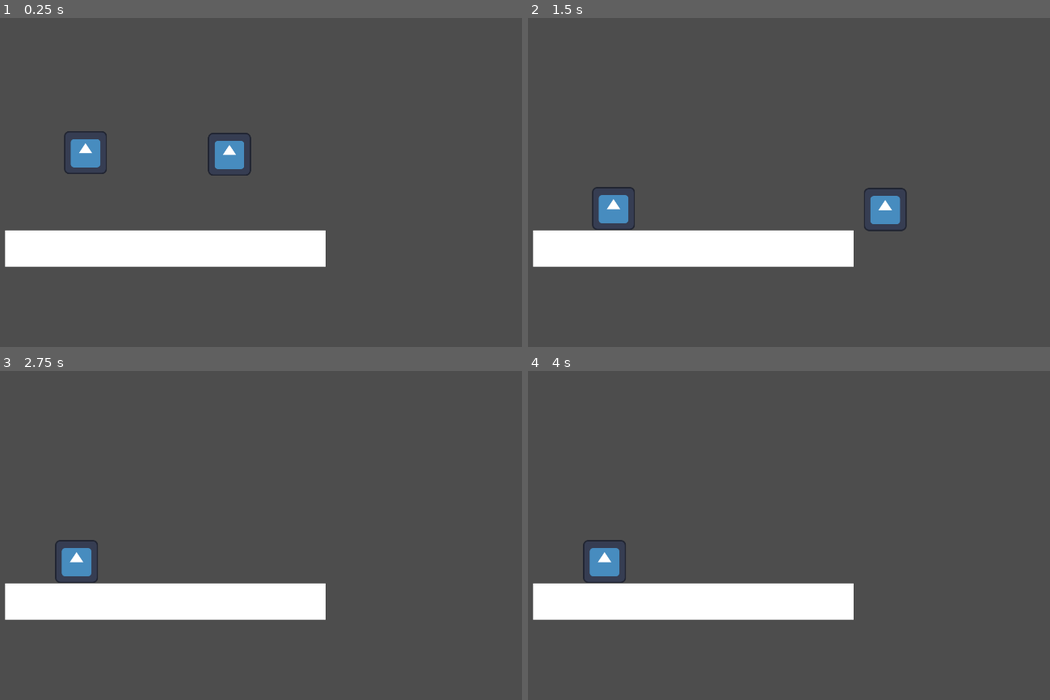
Above: before the commit, frames 1-4 (two rows, left to right).
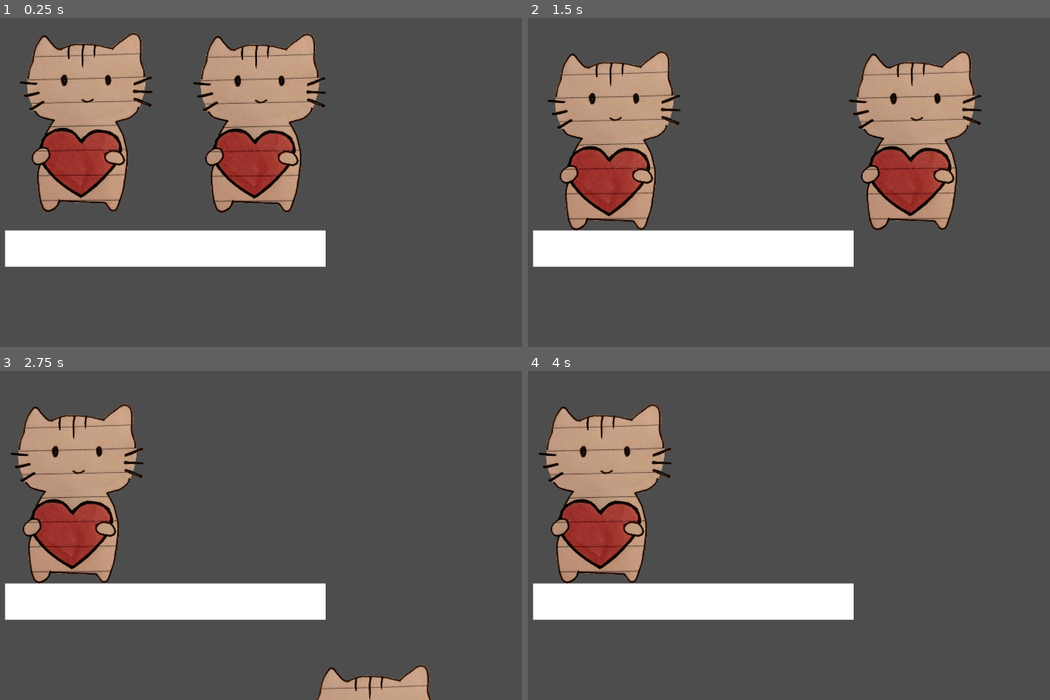
Above: after the commit, the same moments.

Repository: KidFast/Kitty-Kombat
Game: Godot game, scene res://Scenes/player_test.tscn
Two runs of this game, one before a commit and one after it. Both use one fixed random seed, a clock stepped at 60 frames per second and the inputs below. This scene is started directly instead of the project's main scene. The engine's default icon, where the game draws it, is replaced by a stand-in: a white triangle on a blue panel in a dark square.
Inputs:
- Up to frame 1 (0.25 s): no input
- Up to frame 2 (1.5 s): hold D (p1_right) from 0.53 s (still down); tap Left (p2_left) at 0.6 s; tap Right (p2_right) at 1.35 s
- Up to frame 3 (2.75 s): release D (p1_right) at 2.03 s; hold A (p1_left) from 2.03 s (still down); tap Left (p2_left) at 2.1 s
- Up to frame 4 (4 s): release A (p1_left) at 2.78 s; hold D (p1_right) from 2.78 s (still down); tap Right (p2_right) at 2.85 s; tap Enter at 3.5 s; tap Left (p2_left) at 3.6 s

The runs differ from the first frame. In frame 1, 19% of the frame differs, in the area x 3-63%, y 4-60%; in frame 2, 19%, in the area x 3-87%, y 9-65%; in frame 3, 11%; in frame 4, 9.4%.

Commit message:
Sofi cat sprites added

Diff:
--- a/kitty-kombat/Scenes/Player.tscn
+++ b/kitty-kombat/Scenes/Player.tscn
@@ -1,18 +1,19 @@
 [gd_scene load_steps=4 format=3 uid="uid://blhb0uvwniq2g"]
 
 [ext_resource type="Script" uid="uid://dgwmugfpafdsx" path="res://Scripts/player.gd" id="1_kyqiw"]
-[ext_resource type="Texture2D" uid="uid://b8k437bct7u50" path="res://icon.svg" id="2_gntrk"]
+[ext_resource type="Texture2D" uid="uid://oekldwpam57i" path="res://Sprites/Player/sofiCat/SofiCat_s1.png" id="2_kyqiw"]
 
-[sub_resource type="RectangleShape2D" id="RectangleShape2D_kyqiw"]
-size = Vector2(130, 129)
+[sub_resource type="RectangleShape2D" id="RectangleShape2D_gntrk"]
+size = Vector2(370, 540)
 
 [node name="CharacterBody2D" type="CharacterBody2D"]
 script = ExtResource("1_kyqiw")
 
 [node name="CollisionShape2D" type="CollisionShape2D" parent="."]
-position = Vector2(65, 66.5)
-shape = SubResource("RectangleShape2D_kyqiw")
+position = Vector2(218, 271)
+shape = SubResource("RectangleShape2D_gntrk")
 
 [node name="Sprite2D" type="Sprite2D" parent="."]
-position = Vector2(65, 66)
-texture = ExtResource("2_gntrk")
+position = Vector2(214, 275.00003)
+scale = Vector2(0.50874996, 0.48909092)
+texture = ExtResource("2_kyqiw")
--- a/kitty-kombat/Scenes/player_test.tscn
+++ b/kitty-kombat/Scenes/player_test.tscn
@@ -8,11 +8,11 @@
 [node name="Node2D" type="Node2D"]
 
 [node name="p1" parent="." instance=ExtResource("1_xjjte")]
-position = Vector2(985, 412)
+position = Vector2(925, 111)
 player_number = 1
 
 [node name="p2" parent="." instance=ExtResource("1_xjjte")]
-position = Vector2(557, 407)
+position = Vector2(409, 109)
 player_number = 2
 
 [node name="platform" type="StaticBody2D" parent="."]
--- a/kitty-kombat/Scripts/player.gd
+++ b/kitty-kombat/Scripts/player.gd
@@ -1,9 +1,10 @@
 extends CharacterBody2D
+
+@export var player_number : int
 
 #movement variables
 @export var speed = 400
 @export var dash_speed = 1400
-@export var player_number : int
 
 const jump_velocity = -400
 
Binary file added: kitty-kombat/Sprites/Player/sofiCat/SofiCat_s1.png
Not shown, added: kitty-kombat/Sprites/Player/sofiCat/SofiCat_s1.png.import
Binary file added: kitty-kombat/Sprites/Player/sofiCat/sofiCat_light.png
Not shown, added: kitty-kombat/Sprites/Player/sofiCat/sofiCat_light.png.import
